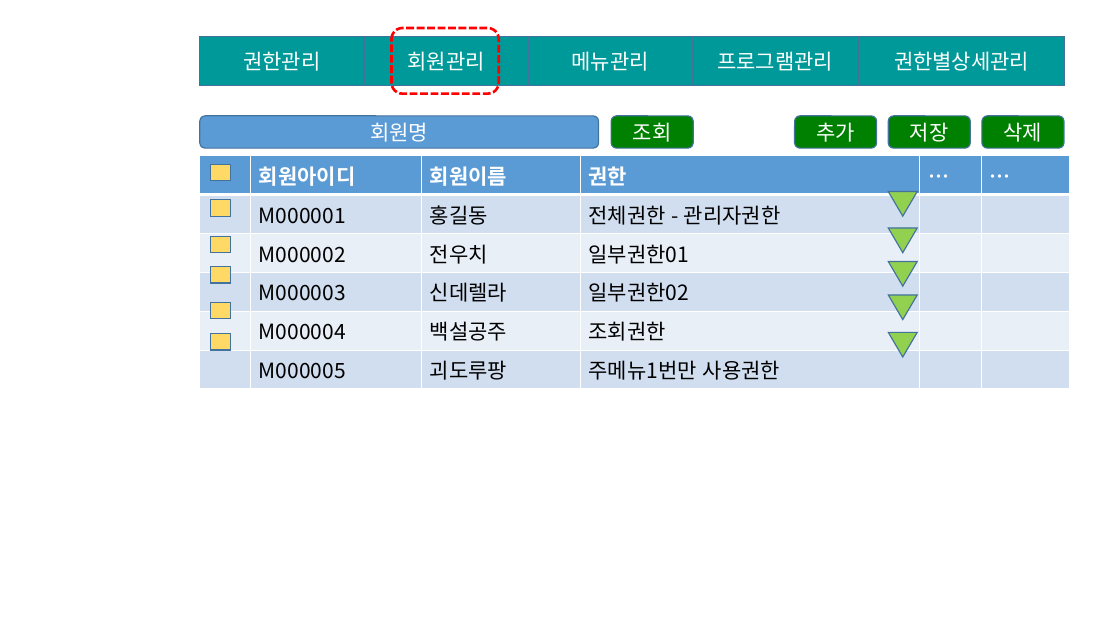
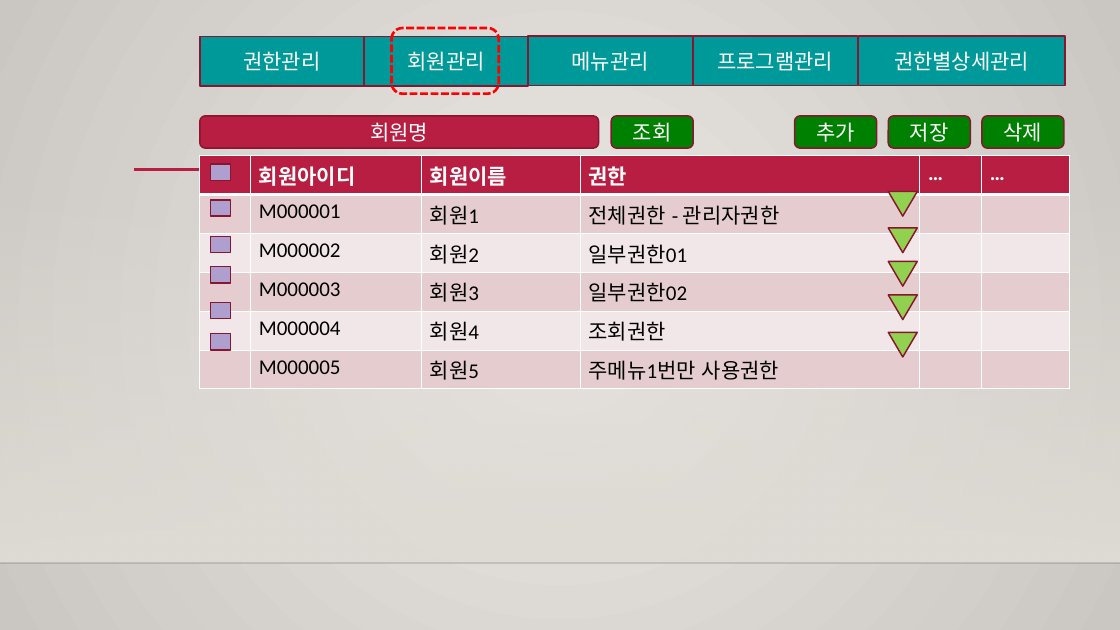
Before and after one commit to SniperDitto/save, a slide deck: slide 9 of 2022JAVA_YSH 1/자료 (1) (1)/권한관리 데이터베이스.pptx. Drawn at 1120x630 pixels with LibreOffice and Linux fonts; fonts in the diff are those of the drawing; background and template pictures are left out. Boxes give left, top, right and bottom in pixels: in the first picture for what was removed or moved away, otherwise in the second. Text is boxed around its words. In the diff, an @@ line names an element or a change of style, - is before the commit and + after.

```diff
--- a/2022JAVA_YSH 1/자료 (1) (1)/권한관리 데이터베이스.pptx
+++ b/2022JAVA_YSH 1/자료 (1) (1)/권한관리 데이터베이스.pptx
@@ background #FFFFFF to gradient #ECEAE7 to #CAC7C1 @@
@@ font Noto Sans CJK KR to Calibri; outline #43739E 1 pt to #871631 1.25 pt in 9 elements at [795,116,877,148], [888,116,970,148], [982,116,1065,148], [364,37,528,87], [200,37,364,87], [693,36,857,86], [528,36,692,86], [612,116,694,148], [859,36,1065,86] @@
@@ rounded rectangle "회원명" at [200,116,599,148]: font Noto Sans CJK KR to Calibri; fill #5B9BD5 to #B71E42; outline #43739E 1 pt to #871631 1.25 pt @@
@@ line added from (134, 170) to (1017, 170), #B71E42 2.5 pt @@
@@ table at [200,156,1070,384] @@
-row 2, column 3: 홍길동
+row 2, column 3: 회원1
-row 3, column 3: 전우치
+row 3, column 3: 회원2
-row 4, column 3: 신데렐라
+row 4, column 3: 회원3
-row 5, column 3: 백설공주
+row 5, column 3: 회원4
-row 6, column 3: 괴도루팡
+row 6, column 3: 회원5
@@ fill #5B9BD5 to #B71E42 in row 1 @@
@@ fill #D2DEEF to #E6CDCF in 18 cells @@
@@ fill #EAEFF7 to #F3E8E9 in 12 cells @@
@@ font Noto Sans CJK KR to Calibri in "회원아이디", "회원이름", "권한", "…" and 11 more places @@
@@ rectangle added at [0,186,1120,563], fill gradient #DFDBD5 @@
@@ fill #FFD966 to #AF9FCF; outline #43739E 1 pt to #871631 1.25 pt in 6 elements at [211,164,231,180], [211,200,231,216], [211,236,231,252], [211,267,231,283], [211,302,231,318], [211,334,231,350] @@
@@ outline #43739E 1 pt to #871631 1.25 pt in 5 elements at [888,192,917,216], [888,228,917,252], [888,261,917,286], [888,295,917,319], [888,333,917,357] @@
@@ line added from (0, 563) to (1120, 563), #000001 1 pt @@
```
Also in this commit, not shown: 12 other slides changed, 3 slides removed, 8 other files.
